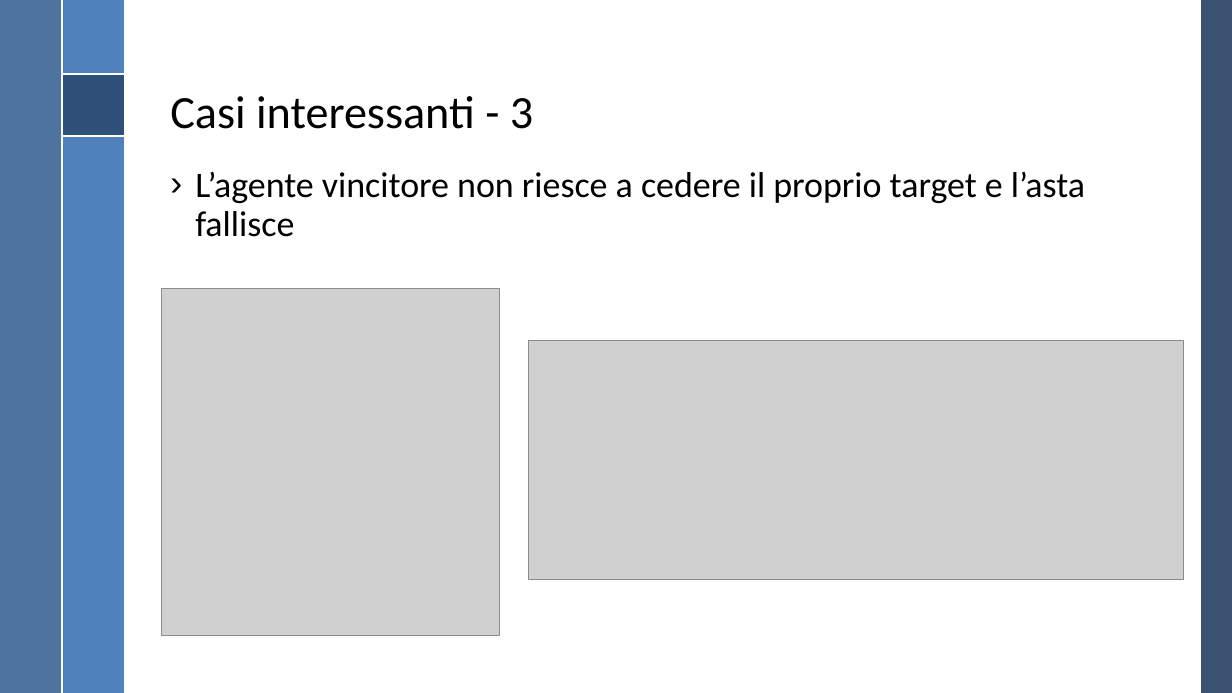
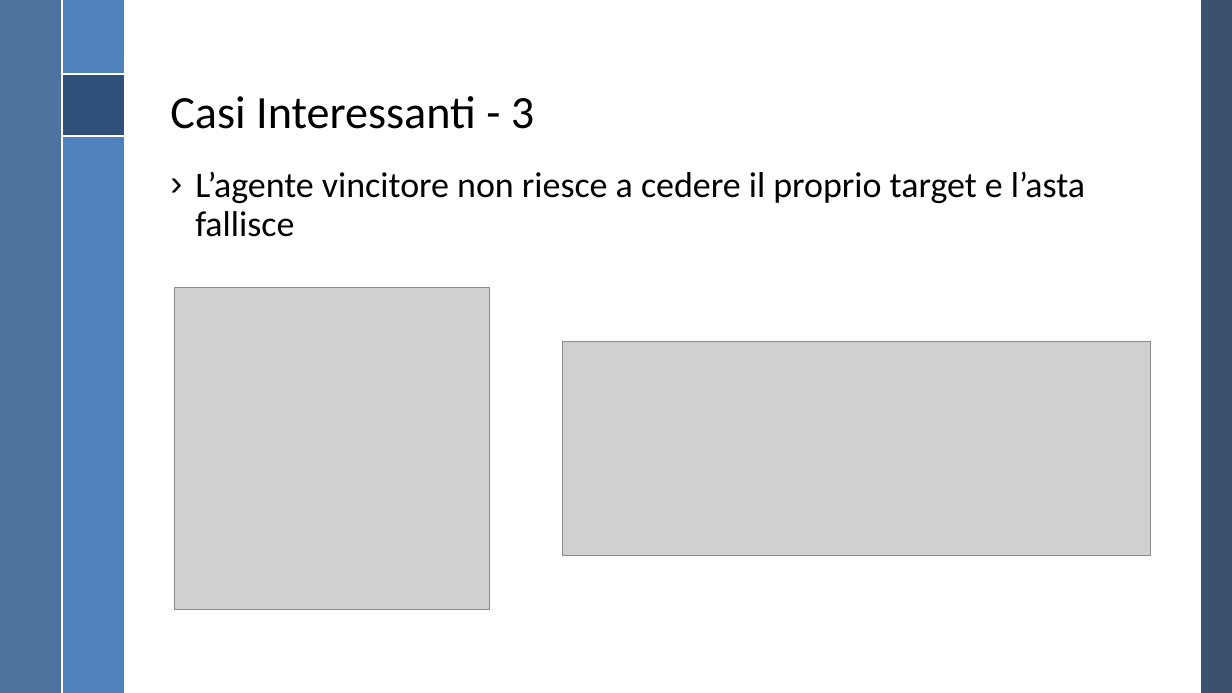
Before and after one commit to RiccardoGrieco/masTracking, a slide deck: slide 12 of Presentazione MAS/Presentazione MAS.pptx. Drawn at 1232x693 pixels with LibreOffice and Linux fonts; fonts in the diff are those of the drawing; grey boxes stand for pictures; background and template pictures are left out. Boxes give left, top, right and bottom in pixels: in the first picture for what was removed or moved away, otherwise in the second. Text is boxed around its words. In the diff, an @@ line names an element or a change of style, - is before the commit and + after.

Commit message:
Changed titles, done some adjustments.

```diff
--- a/Presentazione MAS/Presentazione MAS.pptx
+++ b/Presentazione MAS/Presentazione MAS.pptx
@@ title at (x1=170, y1=96, x2=534, y2=129): text changed @@
-Casi interessanti - 3
+Casi Interessanti - 3
@@ picture resized from (x1=161, y1=288, x2=499, y2=636) to (x1=175, y1=287, x2=489, y2=610) @@
@@ picture resized from (x1=529, y1=341, x2=1184, y2=579) to (x1=563, y1=342, x2=1151, y2=556) @@
```
Also in this commit, not shown: 10 other slides changed.
